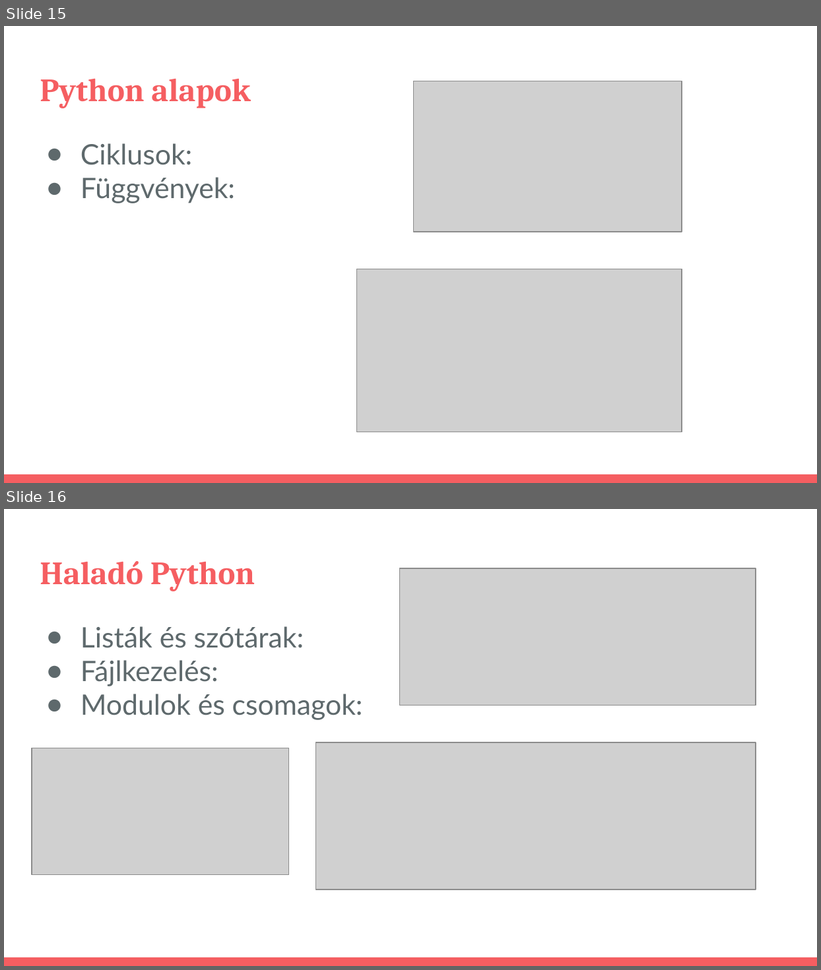
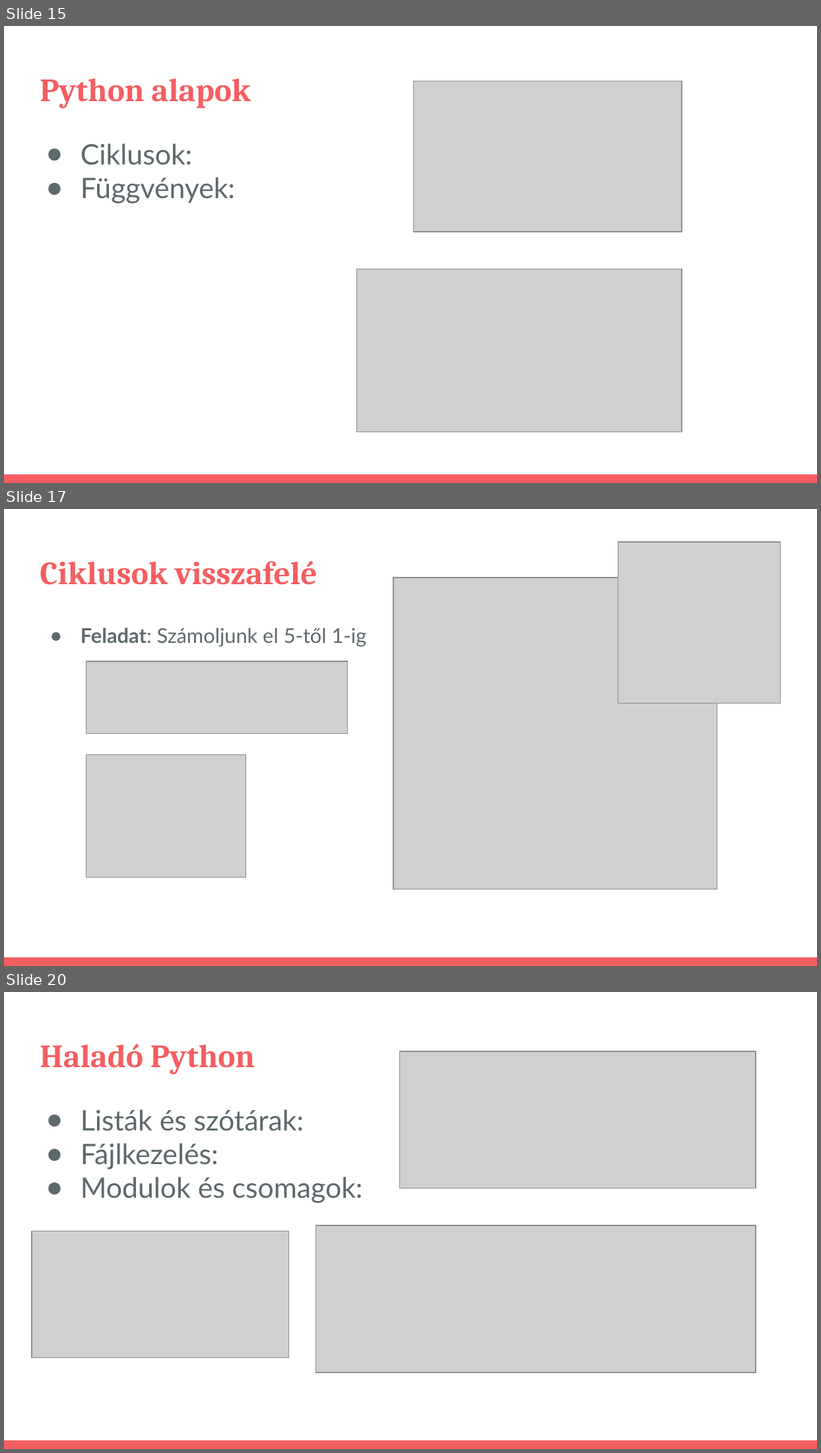
Before and after one commit to pisti72/infoka, a slide deck: prog/Bevezetés a Programozás Világába.pptx. Shown one above the other, each under a label of ours: slides 15 and 16 before the commit, slides 15, 17 and 20 after it; the slides between them are not shown. The pictures are 821x970 and 821x1453 pixels, drawn with LibreOffice and Linux fonts; fonts in the diff are those of the drawing; grey boxes stand for pictures. Boxes give left, top, right and bottom in pixels: in the first picture for what was removed or moved away, otherwise in the second. Text is boxed around its words. In the diff, an @@ line names an element or a change of style, - is before the commit and + after.

```diff
--- a/prog/Bevezetés a Programozás Világába.pptx
+++ b/prog/Bevezetés a Programozás Világába.pptx
@@ slide 17 added at (x1=4, y1=509, x2=817, y2=966), background #FFFFFF; not listed: 1 template element that a slide beside it also shows @@
@@ picture added at (x1=618, y1=543, x2=780, y2=703) @@
@@ title added at (x1=40, y1=561, x2=318, y2=585), 28.8 pt, text #F55E61, bold @@
+Ciklusok visszafelé
@@ picture added at (x1=393, y1=578, x2=717, y2=890) @@
@@ text added at (x1=81, y1=628, x2=367, y2=647), 18 pt, text #5E696C @@
+● Feladat: Számoljunk el 5-től 1-ig
@@ picture added at (x1=86, y1=662, x2=347, y2=734) @@
@@ picture added at (x1=86, y1=755, x2=246, y2=877) @@
@@ what was slide 16 is now slide 20 @@
```
Also in this commit, not shown: 3 other slides added.
